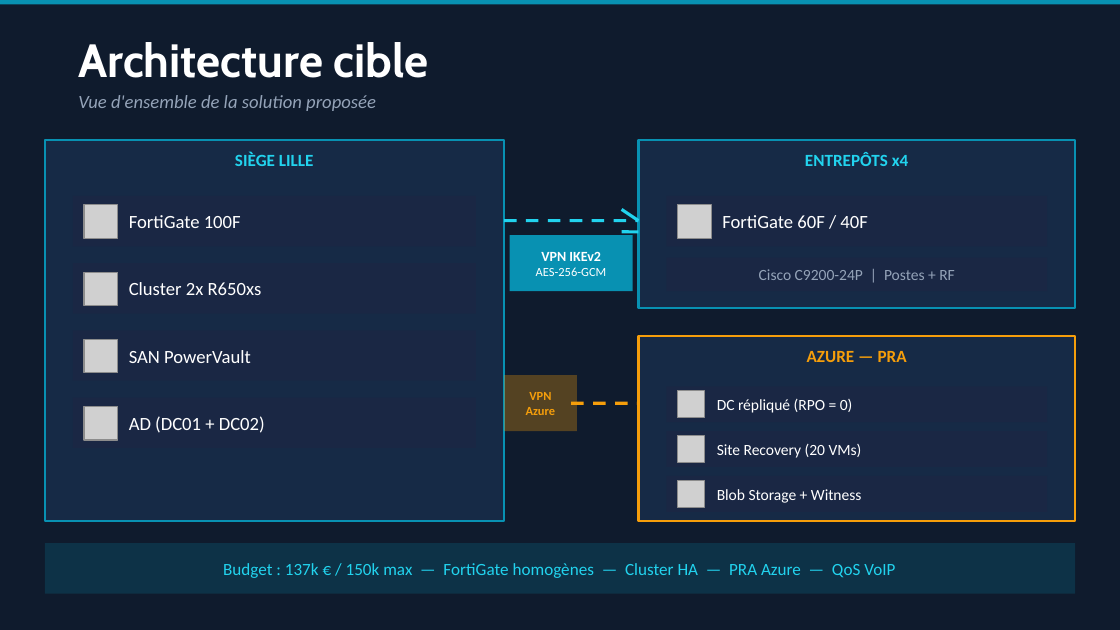
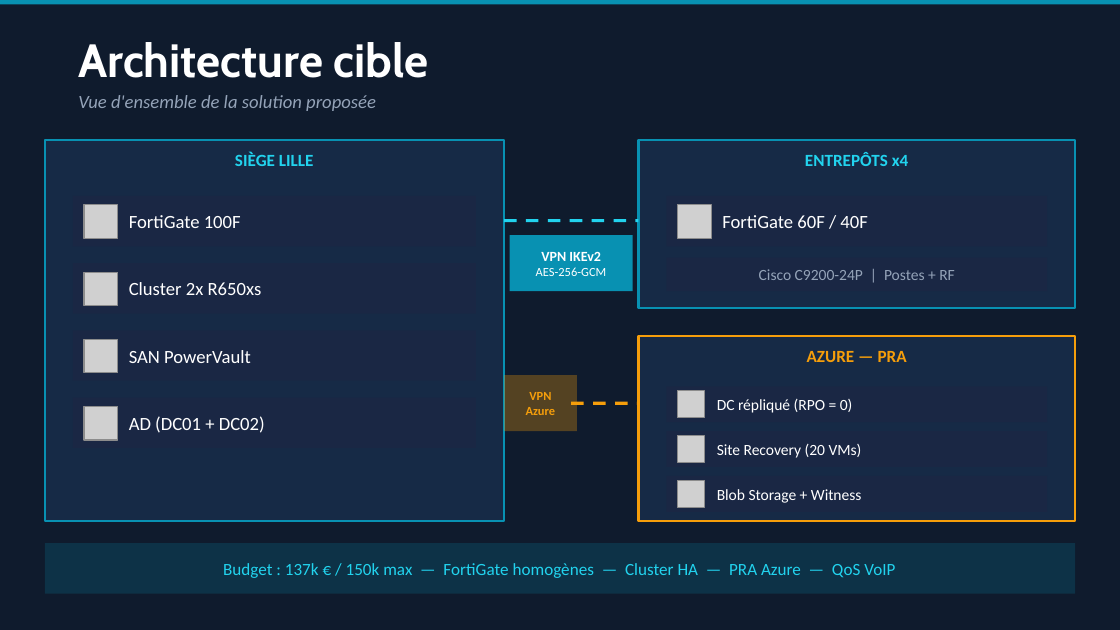
Before and after one commit to AnythingLegalConsidered/MSPR-NordTransit, a slide deck: slide 5 of docs/05-soutenance/MSPR_NordTransit_Presentation.pptx. Drawn at 1120x630 pixels with LibreOffice and Linux fonts; fonts in the diff are those of the drawing; grey boxes stand for pictures. Boxes give left, top, right and bottom in pixels: in the first picture for what was removed or moved away, otherwise in the second. Text is boxed around its words. In the diff, an @@ line names an element or a change of style, - is before the commit and + after.

```diff
--- a/docs/05-soutenance/MSPR_NordTransit_Presentation.pptx
+++ b/docs/05-soutenance/MSPR_NordTransit_Presentation.pptx
@@ line removed from (622, 209) to (638, 221) @@
@@ line removed from (622, 232) to (638, 232) @@
```
Also in this commit, not shown: 5 other slides changed, 1 slide added.
